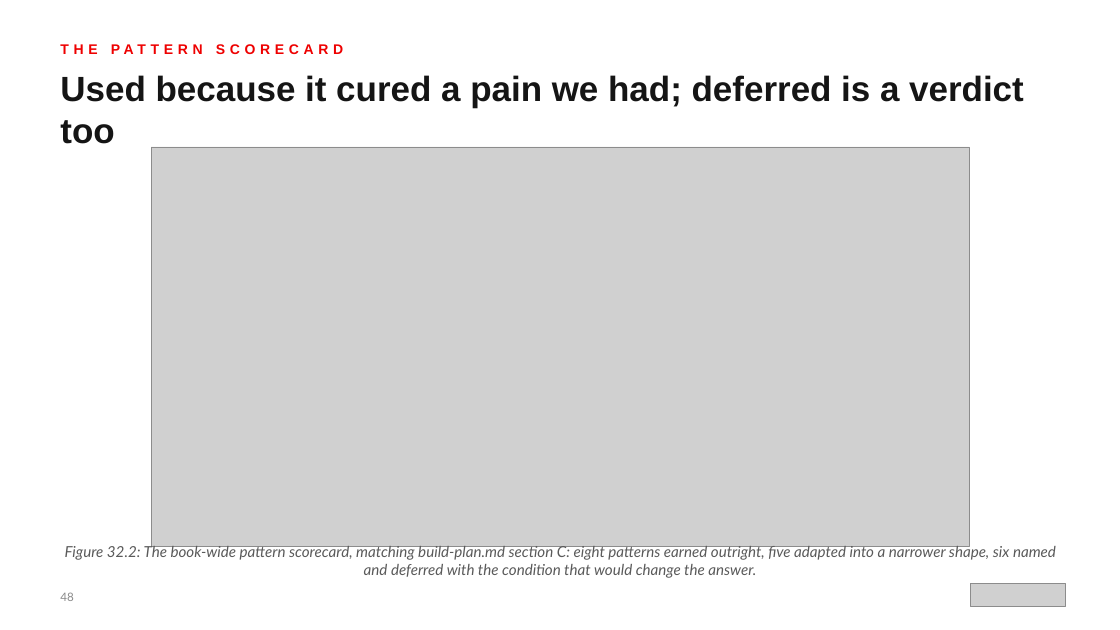
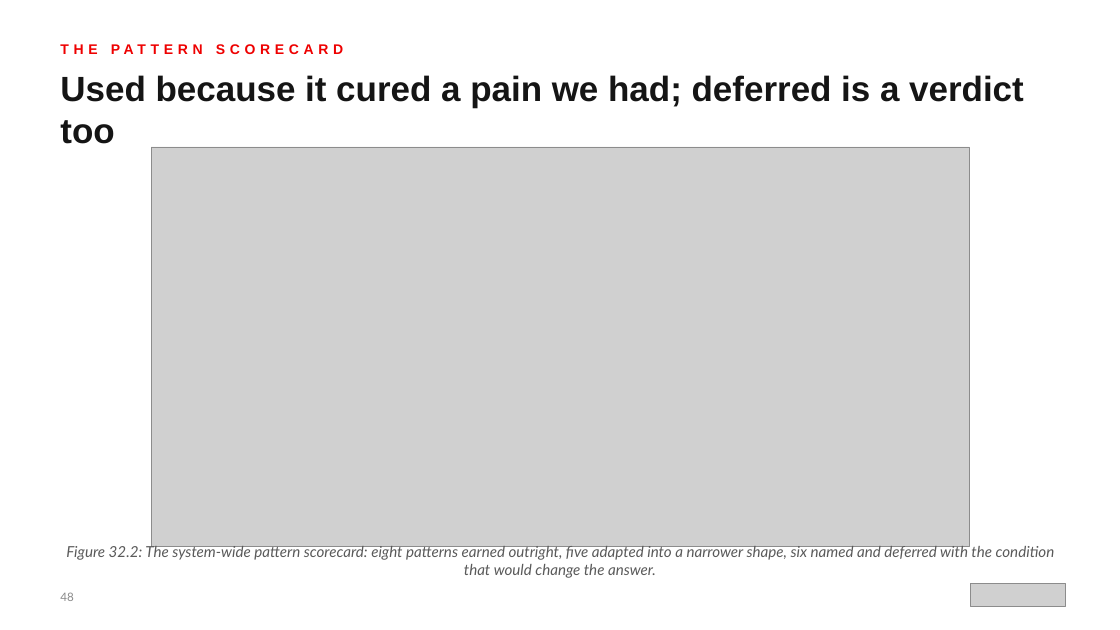
Before and after one commit to patterncatalyst/modernizing-enterprise-applications-python, a slide deck: slide 48 of presentation/lgtm-presentation/Modernizing-201.pptx. Drawn at 1120x630 pixels with LibreOffice and Linux fonts; fonts in the diff are those of the drawing; grey boxes stand for pictures. Boxes give left, top, right and bottom in pixels: in the first picture for what was removed or moved away, otherwise in the second. Text is boxed around its words. In the diff, an @@ line names an element or a change of style, - is before the commit and + after.

```diff
--- a/presentation/lgtm-presentation/Modernizing-201.pptx
+++ b/presentation/lgtm-presentation/Modernizing-201.pptx
@@ text at <box>66,543,1055,578</box>: text changed @@
-Figure 32.2: The book-wide pattern scorecard, matching build-plan.md section C: eight patterns earned outright, five adapted into a narrower shape, six named and deferred with the condition that would change the answer.
+Figure 32.2: The system-wide pattern scorecard: eight patterns earned outright, five adapted into a narrower shape, six named and deferred with the condition that would change the answer.
```
Also in this commit, not shown: 9 other slides changed, 10 other files.
